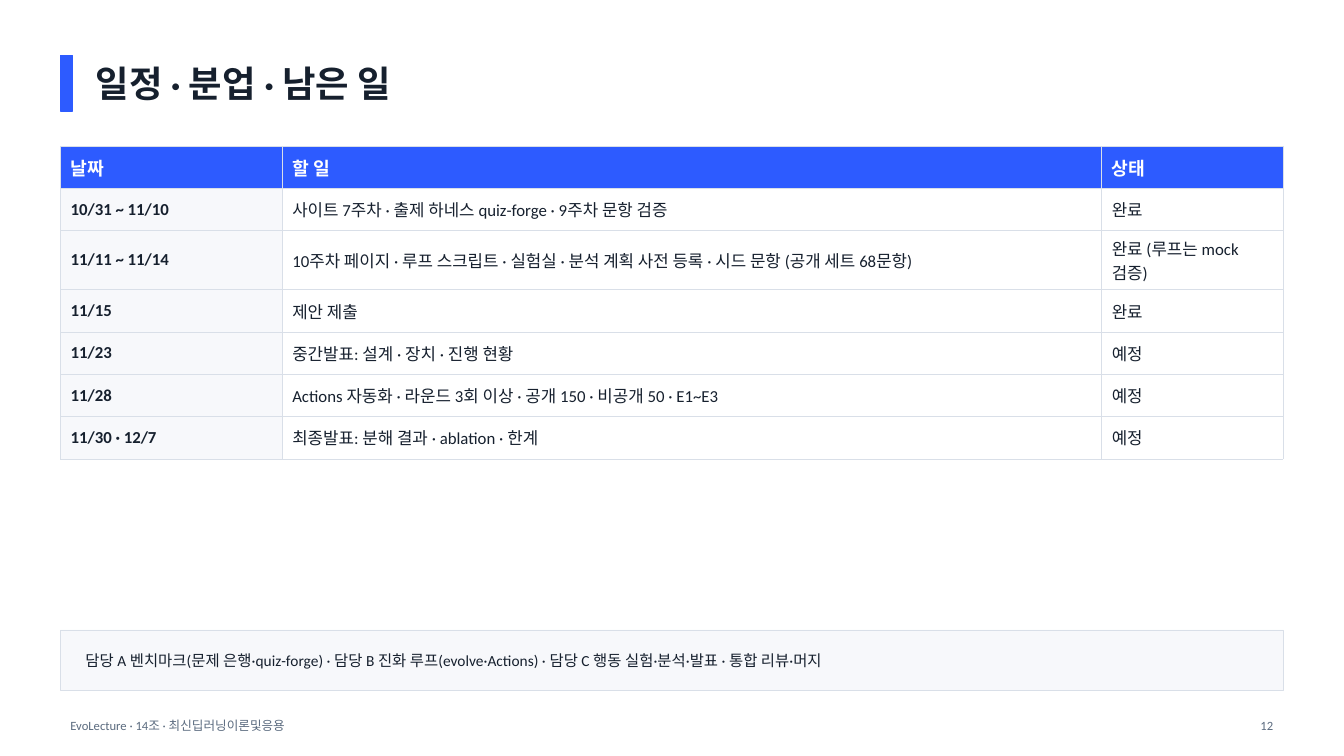
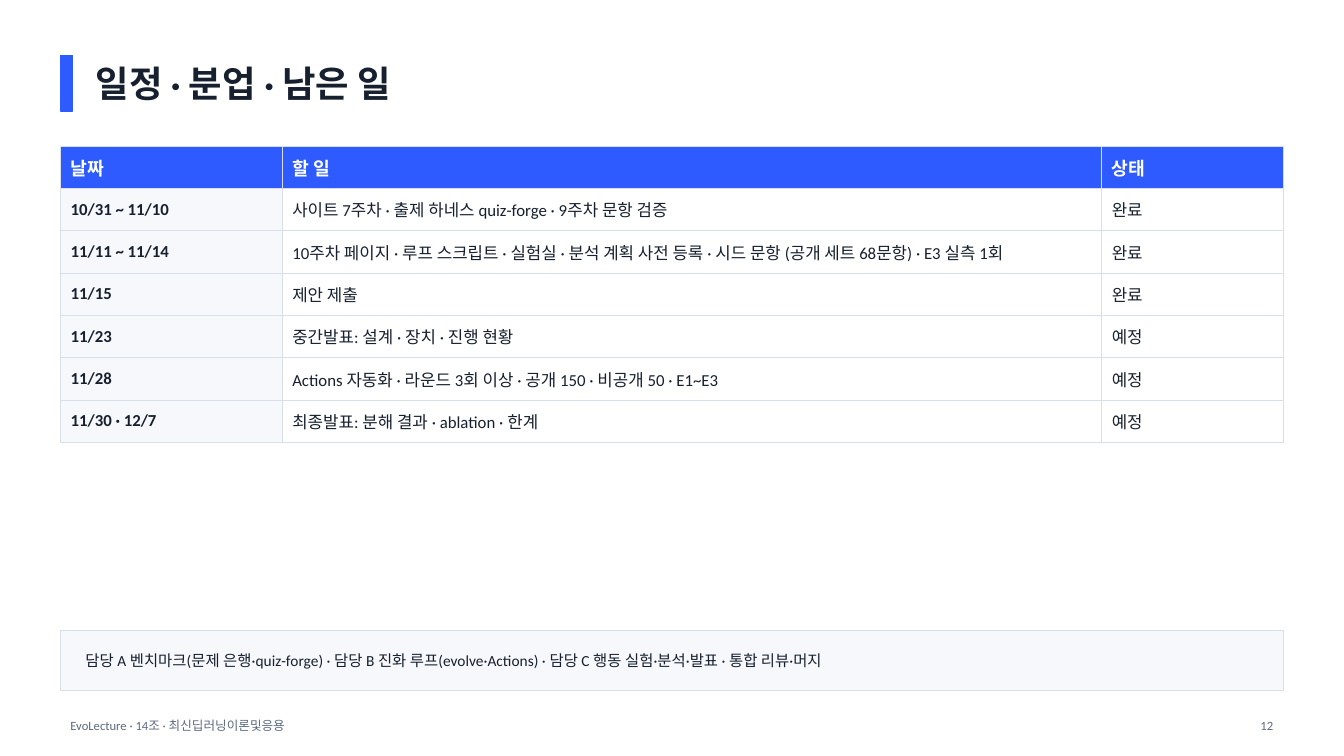
Before and after one commit to david-han-0831/team14-project, a slide deck: slide 12 of submission/Team14_mid.pptx. Drawn at 1344x756 pixels with LibreOffice and Linux fonts; fonts in the diff are those of the drawing. Boxes give left, top, right and bottom in pixels: in the first picture for what was removed or moved away, otherwise in the second. Text is boxed around its words. In the diff, an @@ line names an element or a change of style, - is before the commit and + after.

```diff
--- a/submission/Team14_mid.pptx
+++ b/submission/Team14_mid.pptx
@@ table at <box>60,146,1284,434</box> @@
-row 3, column 2: 10주차 페이지 · 루프 스크립트 · 실험실 · 분석 계획 사전 등록 · 시드 문항 (공개 세트 68문항)
+row 3, column 2: 10주차 페이지 · 루프 스크립트 · 실험실 · 분석 계획 사전 등록 · 시드 문항 (공개 세트 68문항) · E3 실측 1회
-row 3, column 3: 완료 (루프는 mock 검증)
+row 3, column 3: 완료
```
Also in this commit, not shown: 2 other slides changed, 9 other files.
